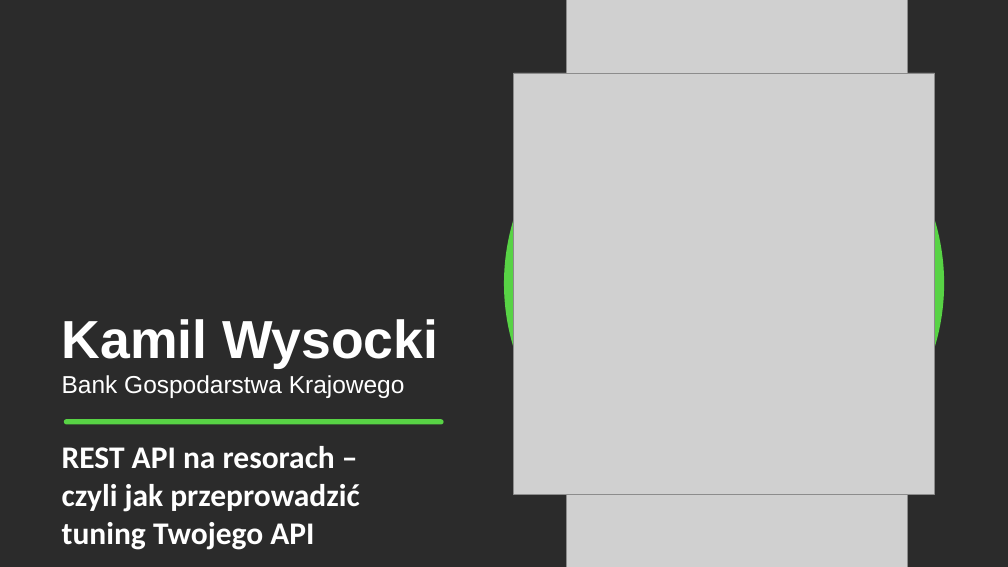
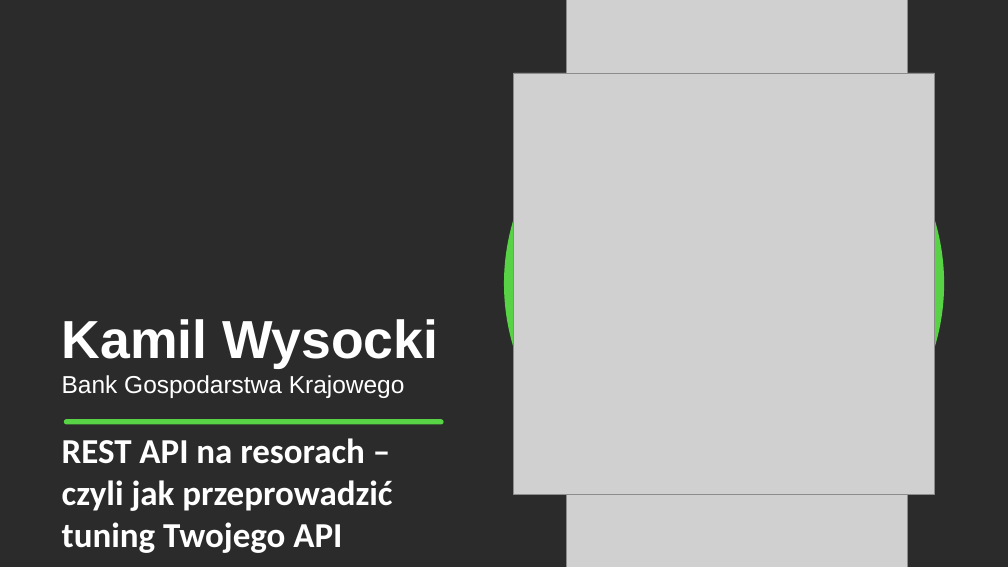
Before and after one commit to kamil-wysocki/4dev2023, a slide deck: slide 1 of 4Developers 2023.pptx. Drawn at 1008x567 pixels with LibreOffice and Linux fonts; fonts in the diff are those of the drawing; grey boxes stand for pictures; background and template pictures are left out; a plain dark background stands for a picture behind light text. Boxes give left, top, right and bottom in pixels: in the first picture for what was removed or moved away, otherwise in the second. Text is boxed around its words. In the diff, an @@ line names an element or a change of style, - is before the commit and + after.

```diff
--- a/4Developers 2023.pptx
+++ b/4Developers 2023.pptx
@@ text "REST API na resorach – ..." moved from (x1=62, y1=446, x2=359, y2=550) to (x1=62, y1=438, x2=392, y2=553) @@
@@ text "REST API na resorach – ..." at (x1=62, y1=438, x2=392, y2=553): size 36 to 40 pt @@
```
Also in this commit, not shown: 2 other slides changed.
